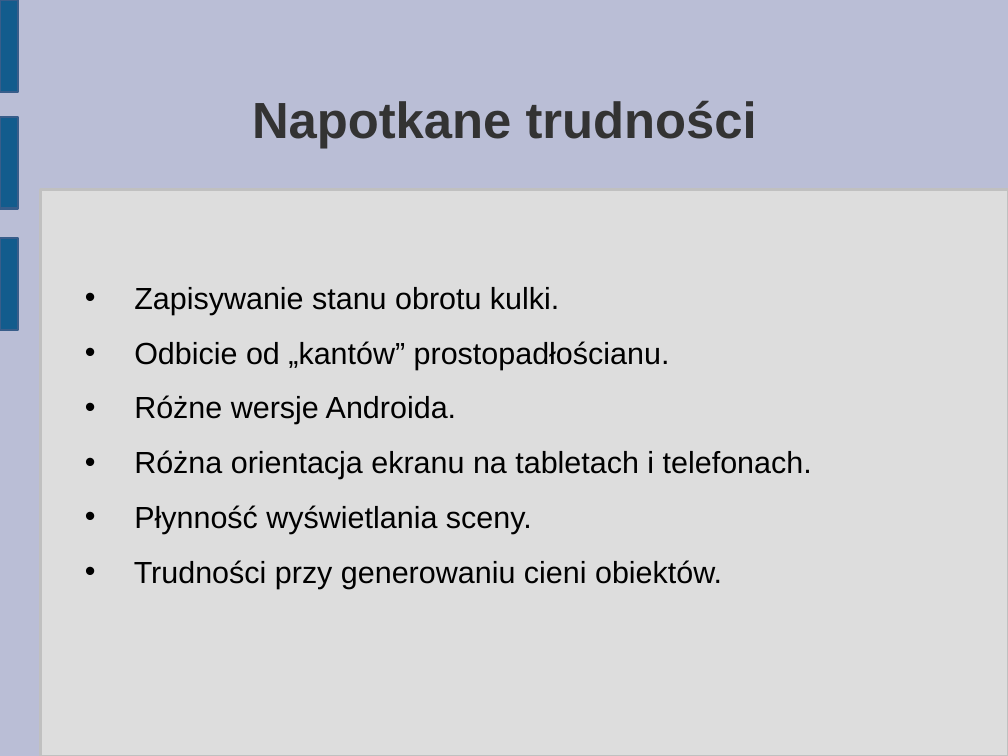
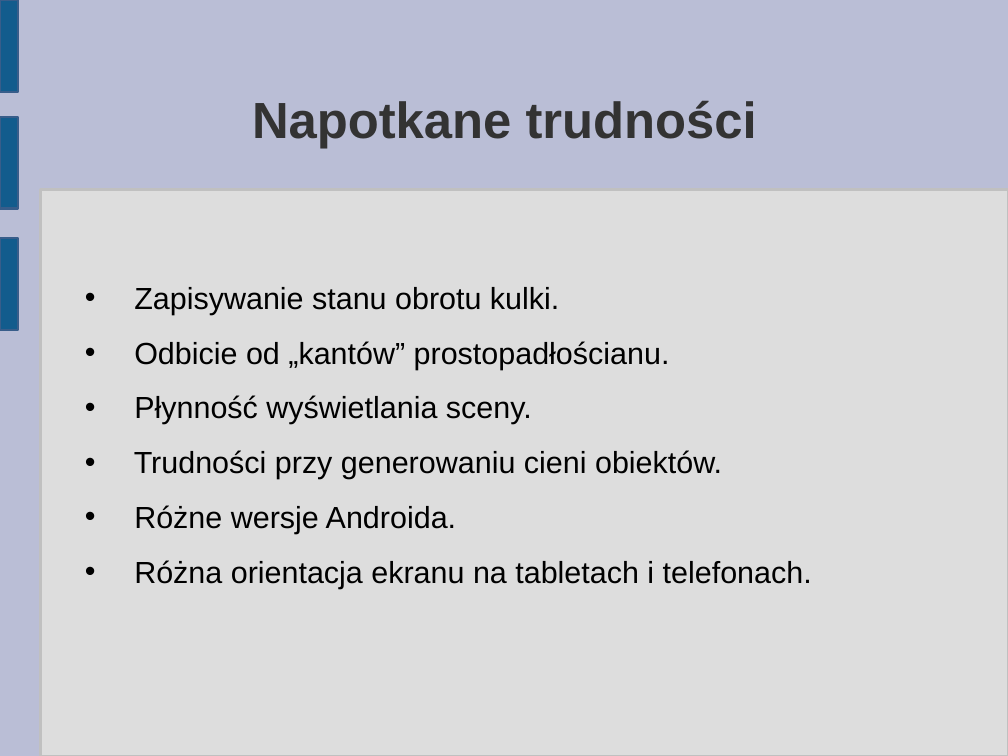
Before and after one commit to matkaczmarski/Praca-inzynierska, a slide deck: slide 7 of Prezentacja/Praca Inżynierska 2.odp. Drawn at 1008x756 pixels with LibreOffice and Linux fonts; fonts in the diff are those of the drawing. Boxes give left, top, right and bottom in pixels: in the first picture for what was removed or moved away, otherwise in the second. Text is boxed around its words. In the diff, an @@ line names an element or a change of style, - is before the commit and + after.

```diff
--- a/Prezentacja/Praca Inżynierska 2.odp
+++ b/Prezentacja/Praca Inżynierska 2.odp
@@ text at box(134, 395, 722, 479): paragraphs added @@
+• Płynność wyświetlania sceny.
+• Trudności przy generowaniu cieni obiektów.
@@ text at box(134, 505, 722, 589): paragraphs removed @@
-• Płynność wyświetlania sceny.
-• Trudności przy generowaniu cieni obiektów.
```
Also in this commit, not shown: 2 other slides changed.
